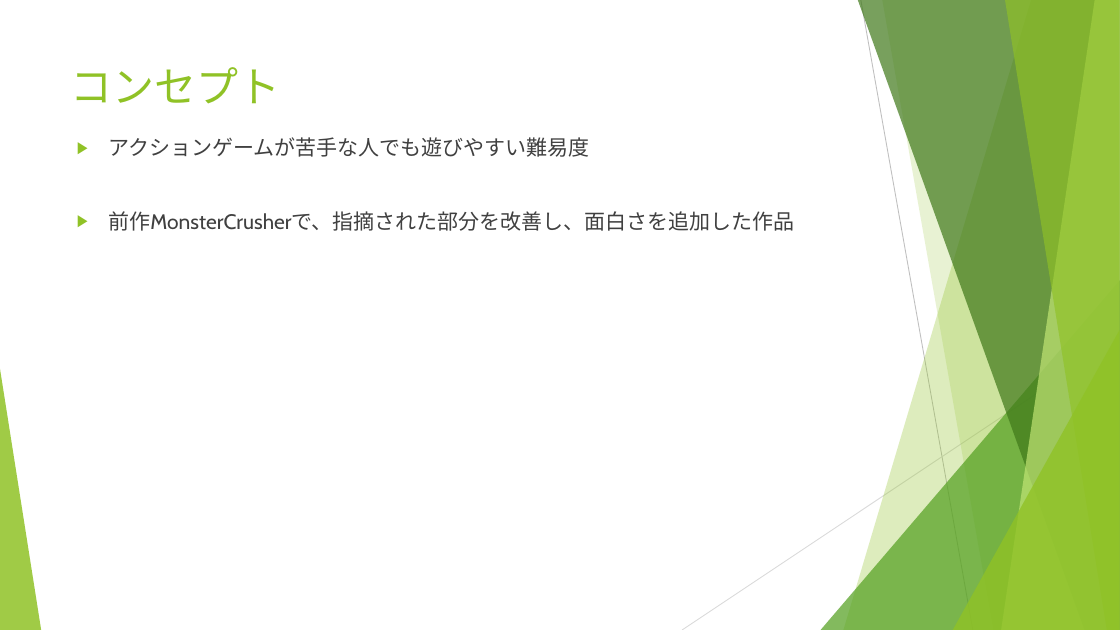
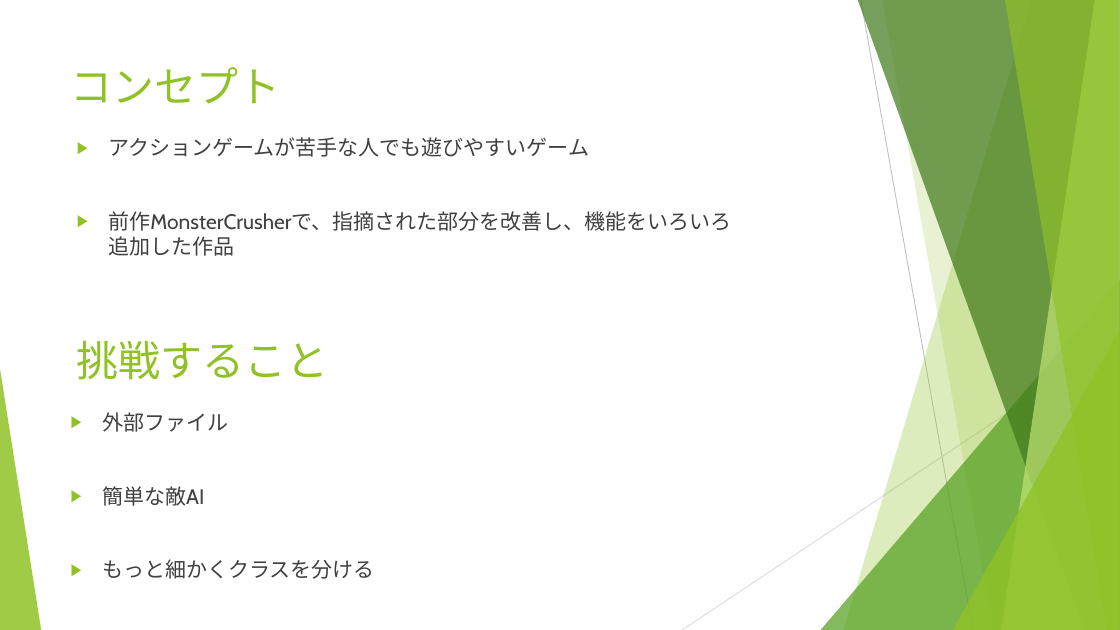
Before and after one commit to Remy-1216/MonsterCrusher, a slide deck: slide 2 of MonsterCrusher Mod.pptx. Drawn at 1120x630 pixels with LibreOffice and Linux fonts; fonts in the diff are those of the drawing. Boxes give left, top, right and bottom in pixels: in the first picture for what was removed or moved away, otherwise in the second. Text is boxed around its words. In the diff, an @@ line names an element or a change of style, - is before the commit and + after.

Commit message:
ちょっとだけ、ノックバックを追加&企画書、仕様書の更新

```diff
--- a/MonsterCrusher Mod.pptx
+++ b/MonsterCrusher Mod.pptx
@@ text at bbox=[108, 137, 732, 256]: text changed @@
-▶ アクションゲームが苦手な人でも遊びやすい難易度
-▶ 前作MonsterCrusherで、指摘された部分を改善し、面白さを追加した作品
+▶ アクションゲームが苦手な人でも遊びやすいゲーム
+▶ 前作MonsterCrusherで、指摘された部分を改善し、機能をいろいろ
+  追加した作品
@@ text added at bbox=[77, 340, 329, 380], 36 pt, text #90C226 @@
+挑戦すること
@@ text added at bbox=[102, 412, 375, 579], 18 pt, text #404040 @@
+▶ 外部ファイル
+▶ 簡単な敵AI
+▶ もっと細かくクラスを分ける
```
Also in this commit, not shown: 3 other slides changed, 1 slide added, 7 other files.
